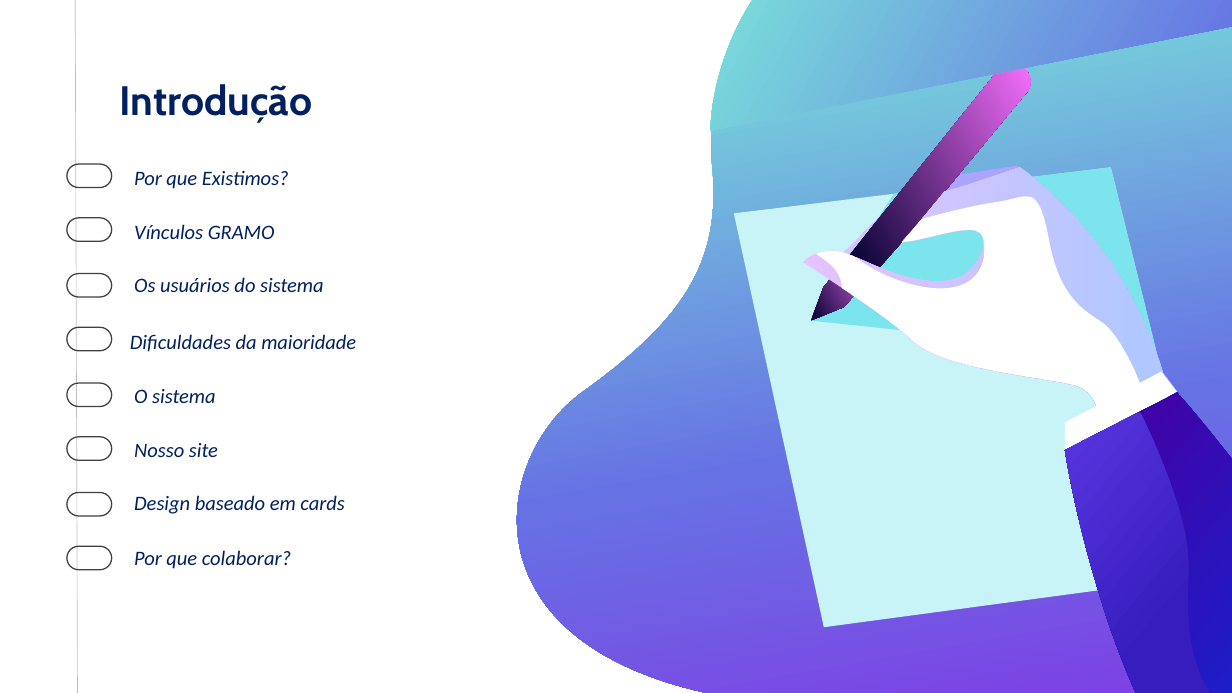
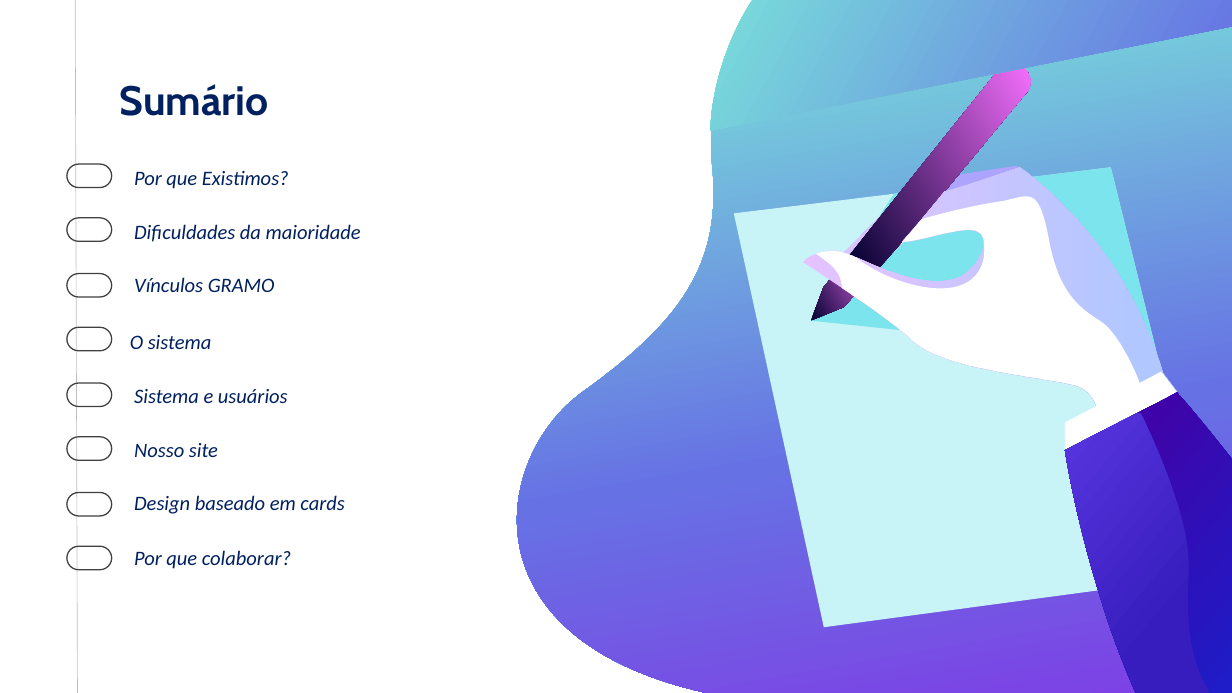
Before and after one commit to gustapinto/fatec_dsm_projeto_integrador_primeiro_semestre, a slide deck: slide 2 of Entregaveis/FATEC/Apresentação GRAMO.pptx. Drawn at 1232x693 pixels with LibreOffice and Linux fonts; fonts in the diff are those of the drawing. Boxes give left, top, right and bottom in pixels: in the first picture for what was removed or moved away, otherwise in the second. Text is boxed around its words. In the diff, an @@ line names an element or a change of style, - is before the commit and + after.

```diff
--- a/Entregaveis/FATEC/Apresentação GRAMO.pptx
+++ b/Entregaveis/FATEC/Apresentação GRAMO.pptx
@@ text at box(120, 84, 269, 116): text changed @@
-Introdução
+Sumário
@@ text added at box(134, 224, 361, 242), 16 pt, text #002060, italic @@
+Dificuldades da maioridade
@@ text "Vínculos GRAMO": place and size @@
-text "Vínculos GRAMO" at box(134, 224, 275, 239)
+text "Vínculos GRAMO" at box(134, 277, 275, 292)
@@ text removed at box(134, 277, 324, 292) @@
-Os usuários do sistema
@@ text at box(130, 335, 212, 349): text changed @@
-Dificuldades da maioridade
+O sistema
@@ text at box(134, 389, 288, 403): text changed @@
-O sistema
+Sistema e usuários
```
Also in this commit, not shown: 6 other slides changed, 1 other file.
